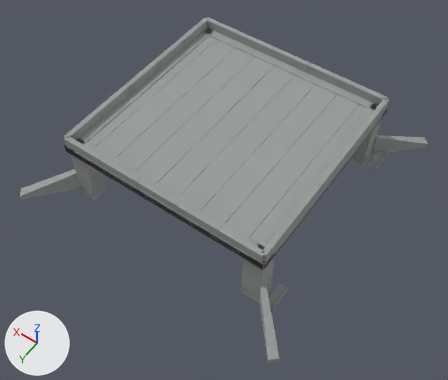
The glTF model assets/maps/infield/infield_structures.glb as it was, and as the next commit left it.
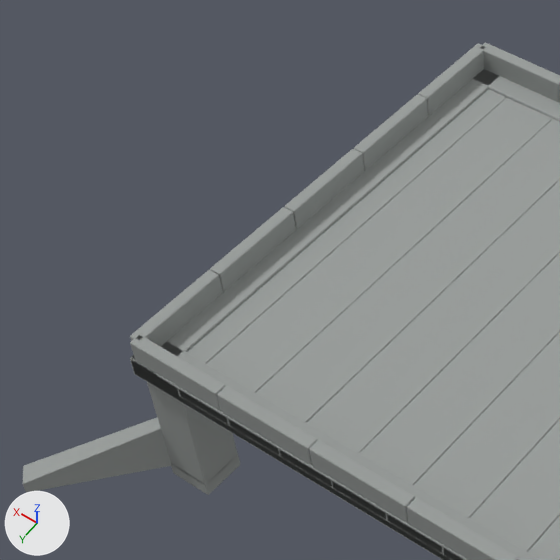
The first picture shows the older version from a 50 mm camera at (-23.9, 34.5, 49.8) aimed at (-1.5, 3.2, 0.6). The close-ups show the older and then the newer version on the part from 3% to 53% of the width and 0% to 60% of the height of that picture. Only the edits that show in the close-ups are written down. Lighting does not change. The marker at lower left points along +X, +Y and +Z. Objects named as collision shapes, trigger or cutter boxes, shadow casters or lower levels of detail are left out.

The older version as bpy lines, for what is in view:
```python
ob_northsouthedgebeam1_col = bpy.data.objects.new('NorthSouthEdgeBeam1-col', me_northsouthedgebeam1)
ob_northsouthedgebeam1_col.location = (0.0, 0.0, 0.0)
ob_northsouthparapet1_0_col = bpy.data.objects.new('NorthSouthParapet1_0-col', me_northsouthparapet1_0)
ob_northsouthparapet1_0_col.location = (0.0, 0.0, 0.0)
ob_northsouthparapet1_1_col = bpy.data.objects.new('NorthSouthParapet1_1-col', me_northsouthparapet1_1)
ob_northsouthparapet1_1_col.location = (0.0, 0.0, 0.0)
ob_northsouthparapet1_2_col = bpy.data.objects.new('NorthSouthParapet1_2-col', me_northsouthparapet1_2)
ob_northsouthparapet1_2_col.location = (0.0, 0.0, 0.0)
ob_northsouthparapet1_3_col = bpy.data.objects.new('NorthSouthParapet1_3-col', me_northsouthparapet1_3)
ob_northsouthparapet1_3_col.location = (0.0, 0.0, 0.0)
ob_northsouthparapet1_4_col = bpy.data.objects.new('NorthSouthParapet1_4-col', me_northsouthparapet1_4)
ob_northsouthparapet1_4_col.location = (0.0, 0.0, 0.0)
# also in view: 'DeckPanel06-col' at (5.0, 0.0, 6.1); 'TunnelSoffit-col' at (0.0, 0.0, 5.7); 'EastWestParapet-1_2-col' at (0.0, 11.0, 6.9); 'EastWestParapet1_4-col' at (8.8, -11.0, 6.9); 'EastWestEdgeBeam-1-col' at (0.0, 10.5, 6.0)
```
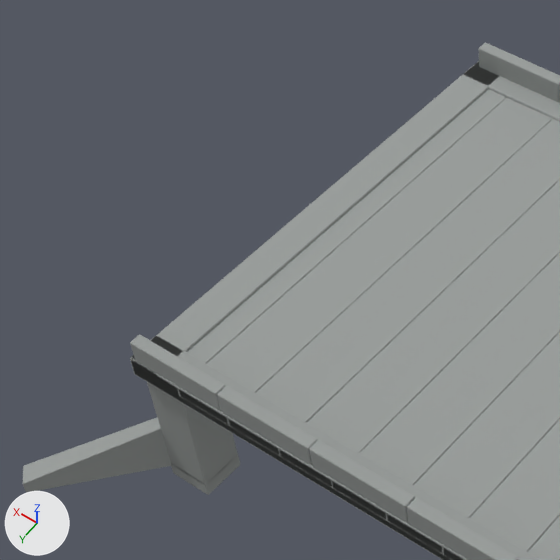
Edits to the scene script, one JSON object a line:
```json
{"op": "remove", "block": "ob_northsouthparapet1_0_col", "code": ["ob_northsouthparapet1_0_col = bpy.data.objects.new('NorthSouthParapet1_0-col', me_northsouthparapet1_0)", "ob_northsouthparapet1_0_col.location = (0.0, 0.0, 0.0)"]}
{"op": "remove", "block": "ob_northsouthparapet1_1_col", "code": ["ob_northsouthparapet1_1_col = bpy.data.objects.new('NorthSouthParapet1_1-col', me_northsouthparapet1_1)", "ob_northsouthparapet1_1_col.location = (0.0, 0.0, 0.0)"]}
{"op": "remove", "block": "ob_northsouthparapet1_2_col", "code": ["ob_northsouthparapet1_2_col = bpy.data.objects.new('NorthSouthParapet1_2-col', me_northsouthparapet1_2)", "ob_northsouthparapet1_2_col.location = (0.0, 0.0, 0.0)"]}
{"op": "remove", "block": "ob_northsouthparapet1_3_col", "code": ["ob_northsouthparapet1_3_col = bpy.data.objects.new('NorthSouthParapet1_3-col', me_northsouthparapet1_3)", "ob_northsouthparapet1_3_col.location = (0.0, 0.0, 0.0)"]}
{"op": "remove", "block": "ob_northsouthparapet1_4_col", "code": ["ob_northsouthparapet1_4_col = bpy.data.objects.new('NorthSouthParapet1_4-col', me_northsouthparapet1_4)", "ob_northsouthparapet1_4_col.location = (0.0, 0.0, 0.0)"]}
```

Changed parts and their boxes (x1, y1, x2, y2) in the close-ups (560 x 560 px):
```json
{"object": "NorthSouthParapet1_0-col", "change": "deleted", "before": [130, 270, 223, 346]}
{"object": "NorthSouthParapet1_1-col", "change": "deleted", "before": [210, 207, 296, 292]}
{"object": "NorthSouthParapet1_2-col", "change": "deleted", "before": [285, 149, 364, 229]}
{"object": "NorthSouthParapet1_3-col", "change": "deleted", "before": [354, 94, 428, 171]}
{"object": "NorthSouthParapet1_4-col", "change": "deleted", "before": [418, 43, 485, 116]}
```
